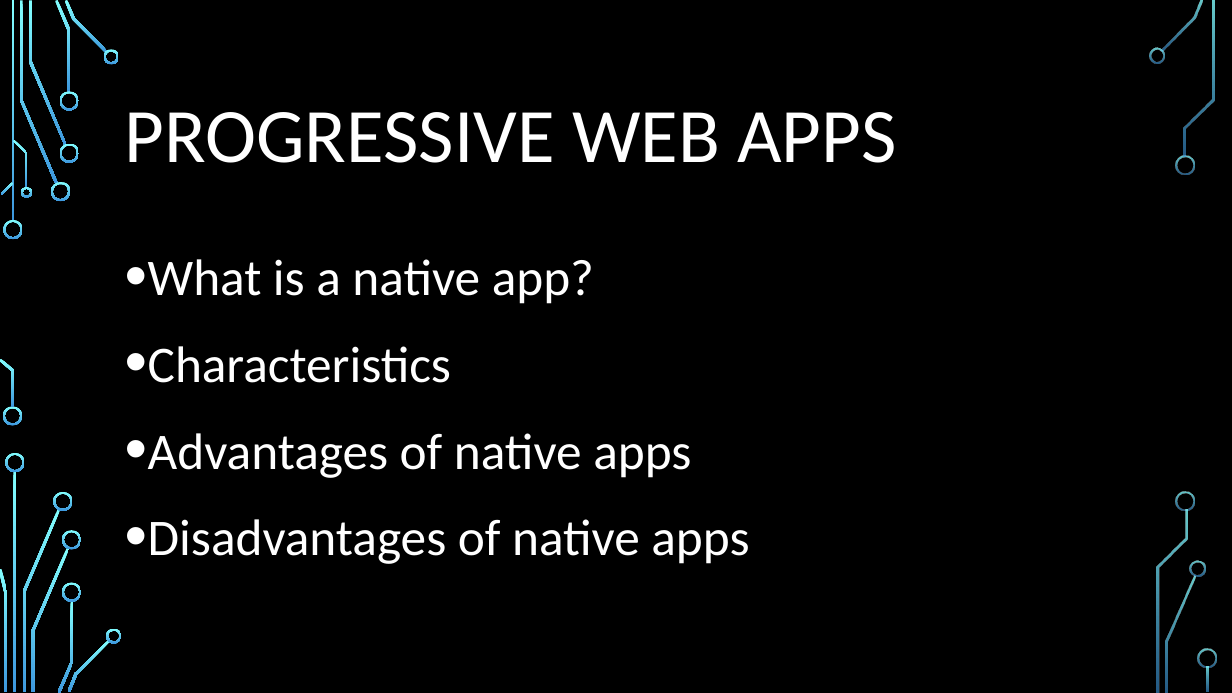
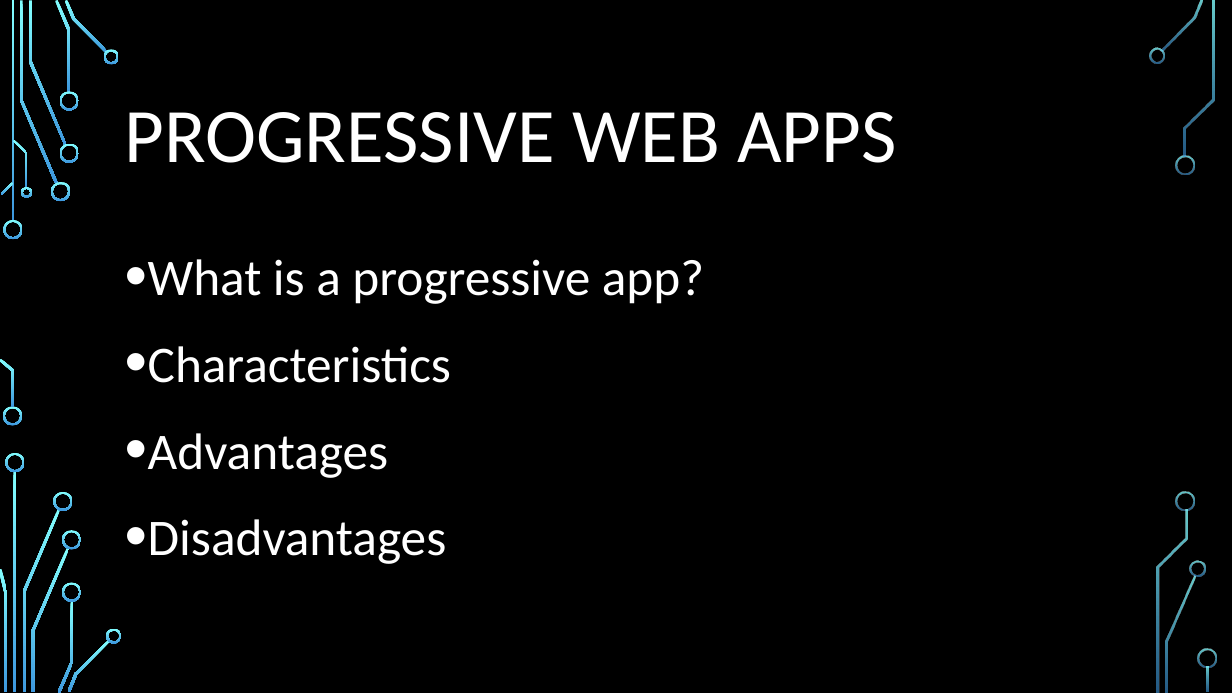
Before and after one commit to Kelben-ui/Group-15, a slide deck: slide 5 of Task 1/TASK 1 PowerPoint.pptx. Drawn at 1232x693 pixels with LibreOffice and Linux fonts; fonts in the diff are those of the drawing; background and template pictures are left out. Boxes give left, top, right and bottom in pixels: in the first picture for what was removed or moved away, otherwise in the second. Text is boxed around its words. In the diff, an @@ line names an element or a change of style, - is before the commit and + after.

```diff
--- a/Task 1/TASK 1 PowerPoint.pptx
+++ b/Task 1/TASK 1 PowerPoint.pptx
@@ text at box(148, 259, 704, 304): text changed @@
-• What is a native app?
+• What is a progressive app?
@@ text at box(148, 433, 447, 564): text changed @@
-• Advantages of native apps
-• Disadvantages of native apps
+• Advantages
+• Disadvantages
```
Also in this commit, not shown: 2 other slides changed, 3 other files.
